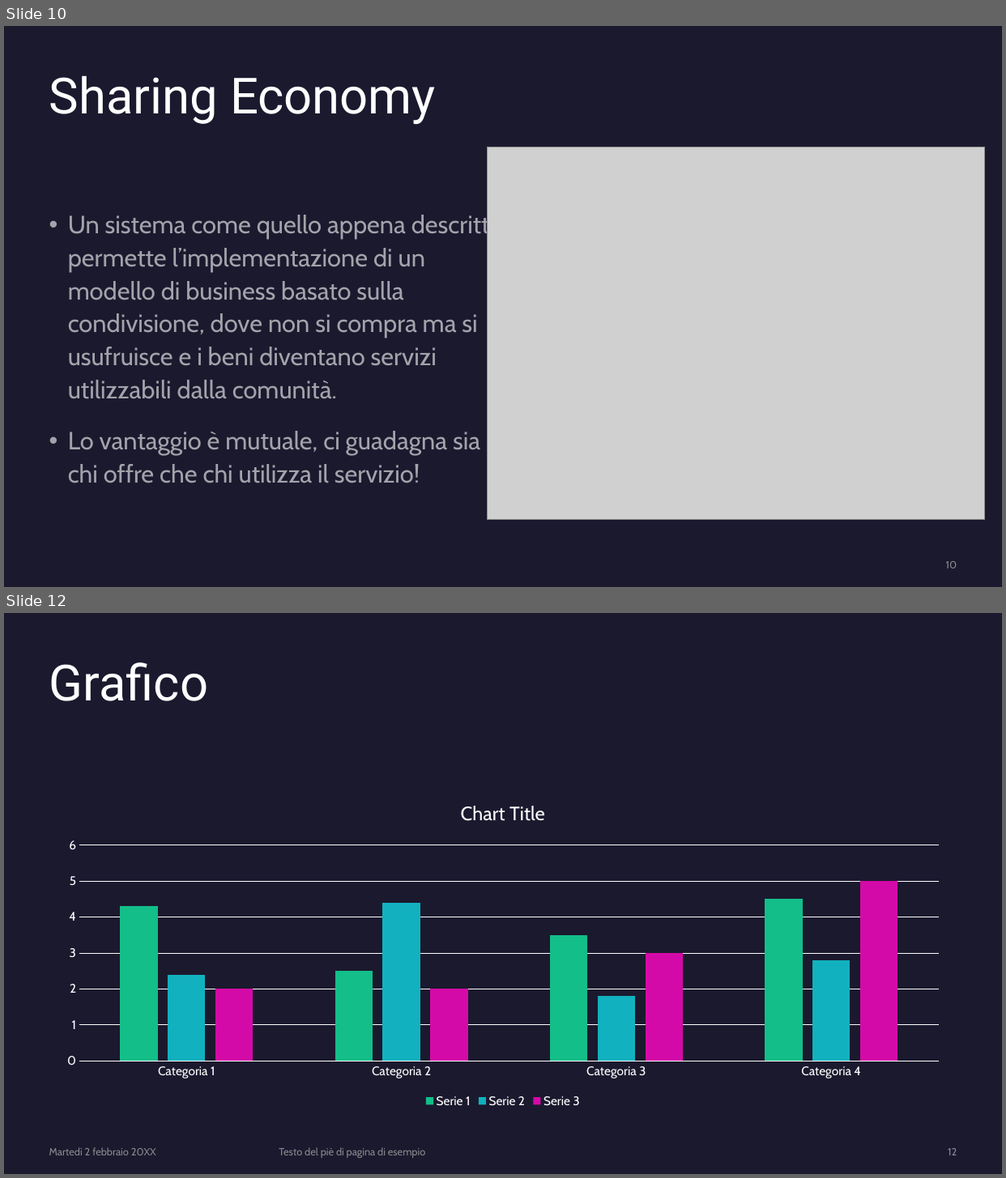
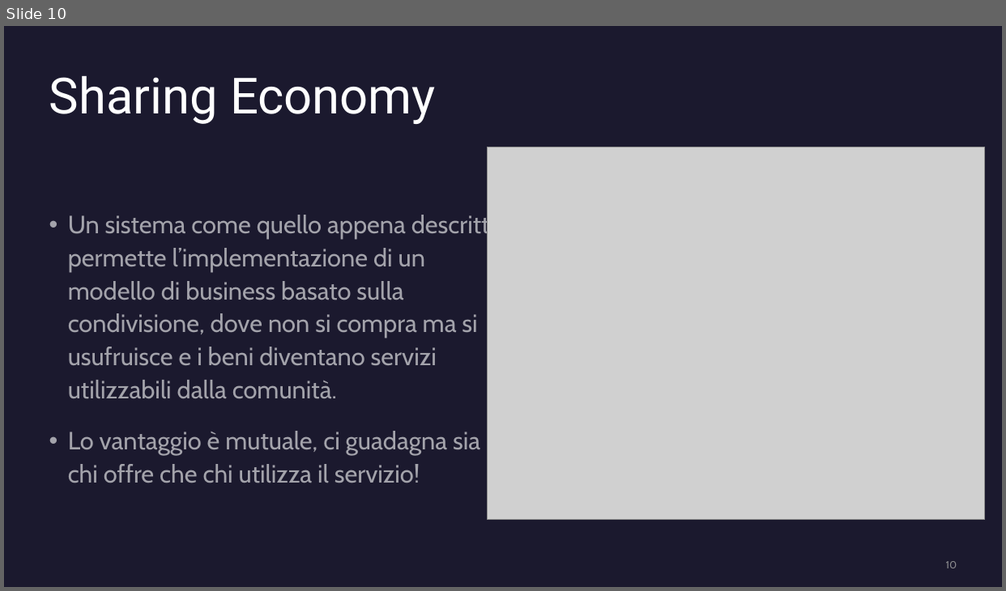
Before and after one commit to felicia-puzone/smart-office-project, a slide deck: Smart Office Doc/Smart Office.pptx. Shown one above the other, each under a label of ours: slides 10 and 12 before the commit, slide 10 after it; the slides between them are not shown. The pictures are 1006x1178 and 1006x591 pixels, drawn with LibreOffice and Linux fonts; fonts in the diff are those of the drawing; grey boxes stand for pictures. Boxes give left, top, right and bottom in pixels: in the first picture for what was removed or moved away, otherwise in the second. Text is boxed around its words. In the diff, an @@ line names an element or a change of style, - is before the commit and + after.

```diff
--- a/Smart Office Doc/Smart Office.pptx
+++ b/Smart Office Doc/Smart Office.pptx
@@ slide 12 removed at (4, 613, 1002, 1174), background #1B192E @@
@@ title removed at (49, 662, 208, 701) @@
-Grafico
@@ column chart removed at (49, 786, 957, 1112) @@
-categories: Categoria 1, Categoria 2, Categoria 3, Categoria 4
-Serie 1: 4.3, 2.5, 3.5, 4.5
-Serie 2: 2.4, 4.4, 1.8, 2.8
-Serie 3: 2, 2, 3, 5
@@ text removed at (49, 1148, 156, 1156) @@
-Martedì 2 febbraio 20XX
@@ text removed at (279, 1148, 425, 1158) @@
-Testo del piè di pagina di esempio
@@ page number removed at (948, 1148, 957, 1156) @@
-12
```
Also in this commit, not shown: 3 slides changed, 2 slides added, 8 other slides removed, 4 other files.
